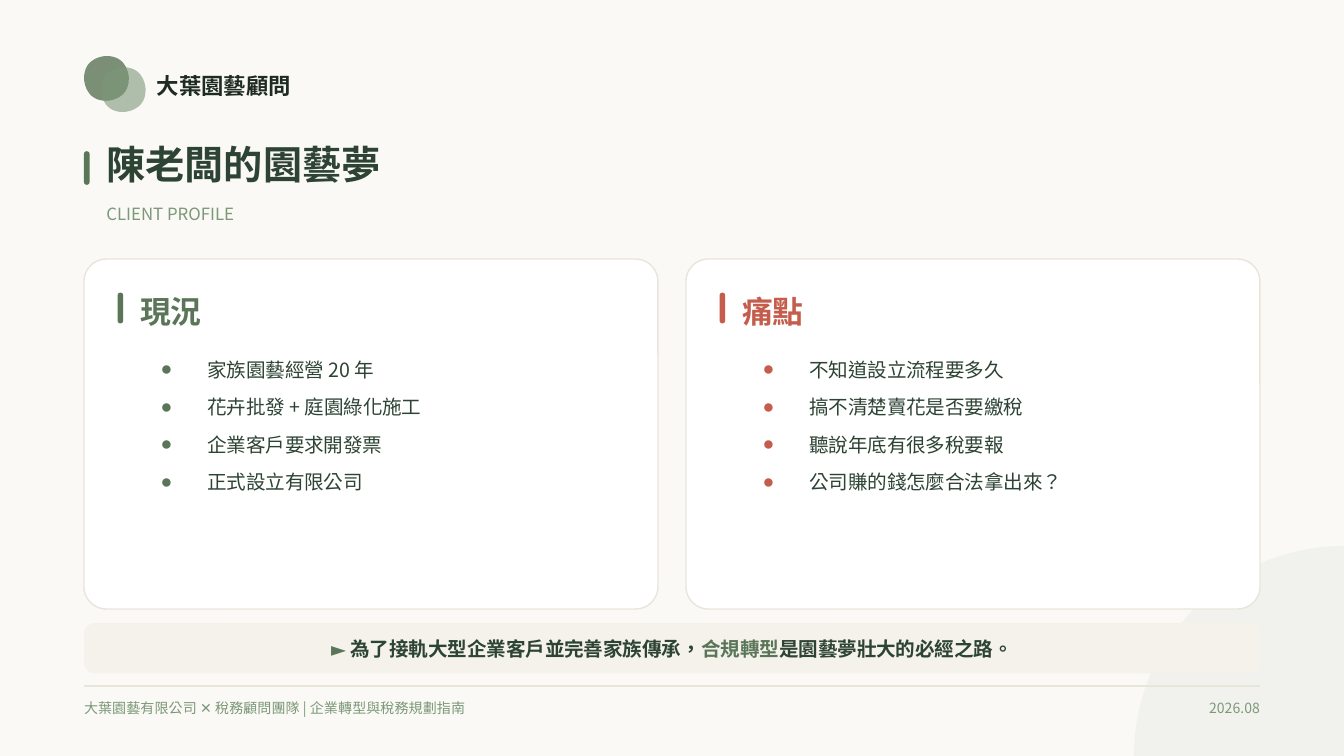
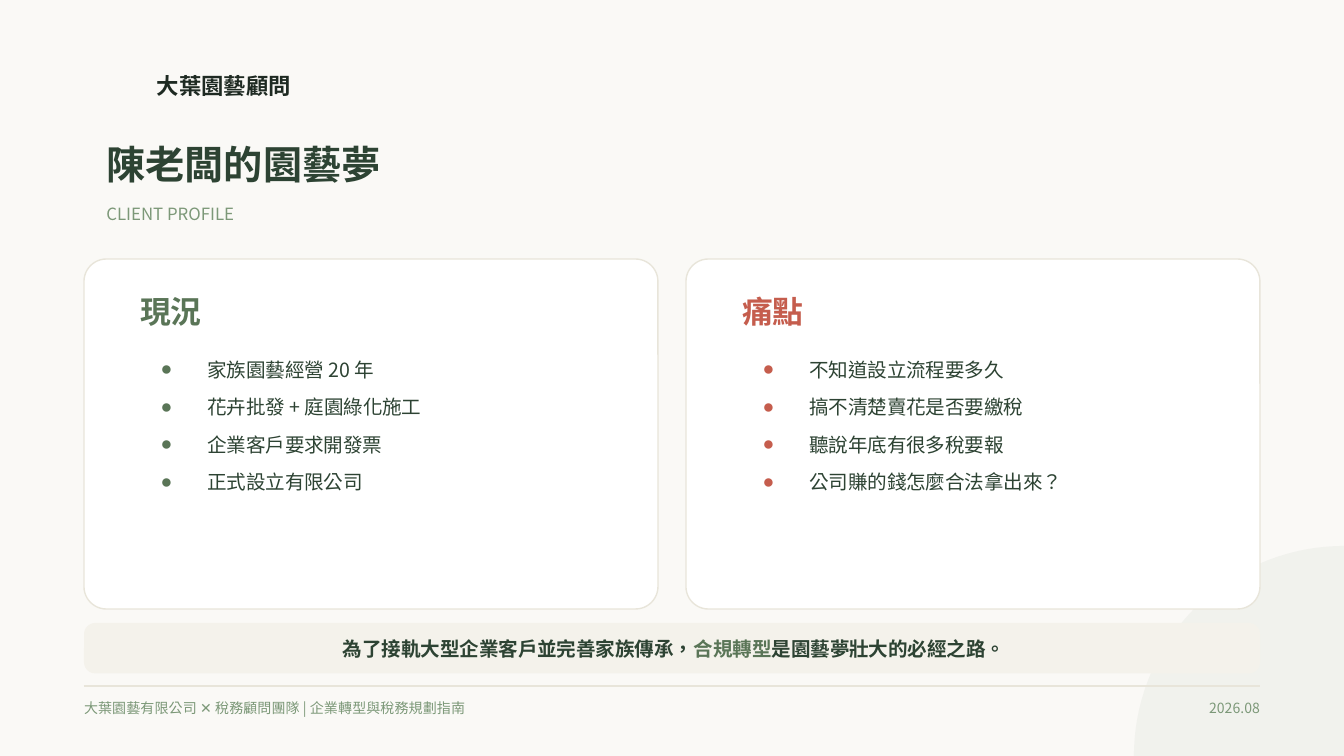
Before and after one commit to qwerty10218/horticulture-tax-case, a slide deck: slide 3 of 08_上台簡報準備/園藝公司設立與首年稅務規劃 (統一風格版).pptx. Drawn at 1344x756 pixels with LibreOffice and Linux fonts; fonts in the diff are those of the drawing. Boxes give left, top, right and bottom in pixels: in the first picture for what was removed or moved away, otherwise in the second. Text is boxed around its words. In the diff, an @@ line names an element or a change of style, - is before the commit and + after.

```diff
--- a/08_上台簡報準備/園藝公司設立與首年稅務規劃 (統一風格版).pptx
+++ b/08_上台簡報準備/園藝公司設立與首年稅務規劃 (統一風格版).pptx
@@ freeform shape removed at [83,56,128,101] @@
@@ freeform shape removed at [101,67,145,112] @@
@@ rounded rectangle removed at [83,151,89,184] @@
@@ rounded rectangle removed at [118,293,124,324] @@
@@ rounded rectangle removed at [719,293,724,324] @@
@@ text at [343,639,1005,658]: text changed @@
-► 為了接軌大型企業客戶並完善家族傳承，合規轉型是園藝夢壯大的必經之路。
+為了接軌大型企業客戶並完善家族傳承，合規轉型是園藝夢壯大的必經之路。
```
Also in this commit, not shown: 14 other slides changed, 1 other file.
